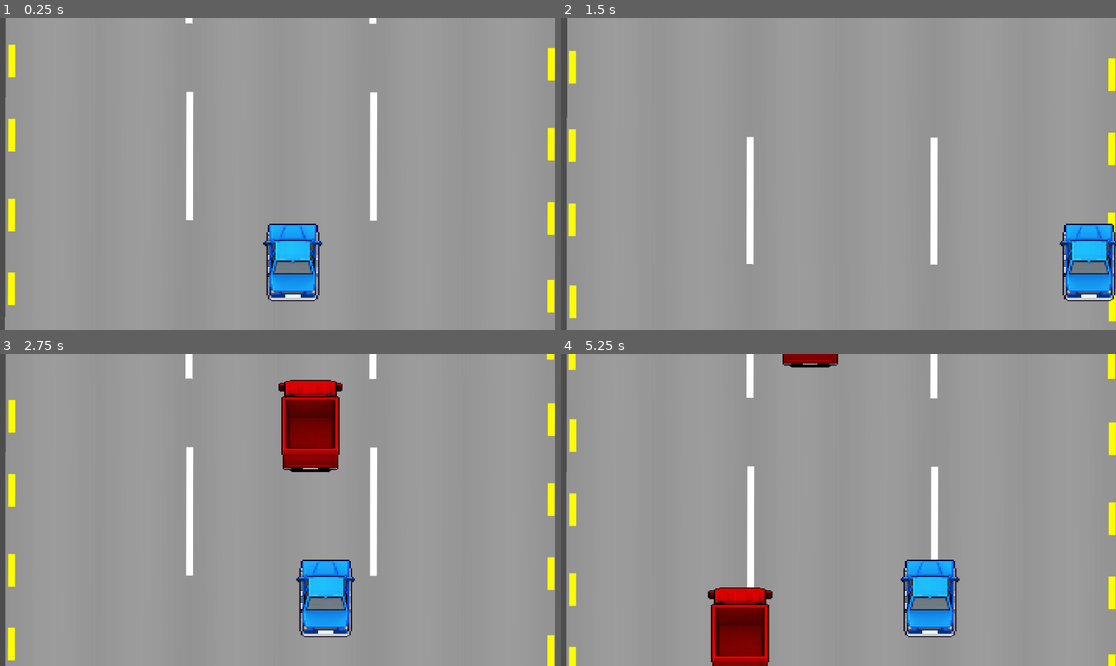
Above: before the commit, frames 1-4 (two rows, left to right).
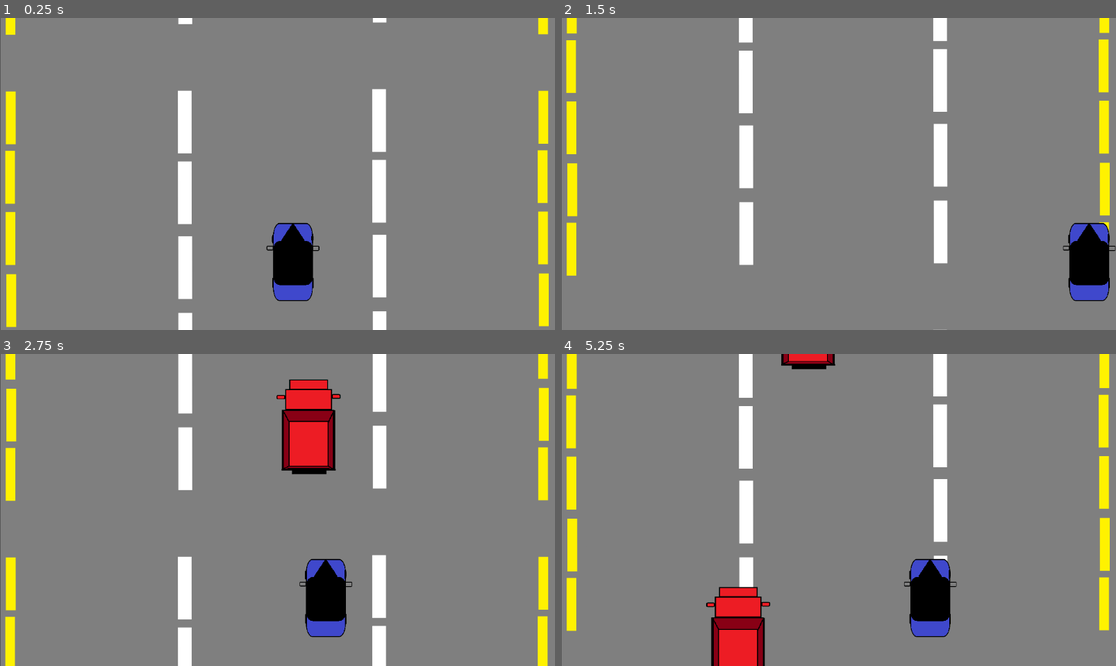
Above: after the commit, the same moments.

Repository: Pablitodmd-Dev/InkRush
Game: Godot game, scene res://Scenes/Microgames/dodge_vehicles/main.tscn
Two runs of this game, one before a commit and one after it. Both use one fixed random seed, a clock stepped at 60 frames per second and the inputs below. This scene is started directly instead of the project's main scene.
Inputs:
- Up to frame 1 (0.25 s): no input
- Up to frame 2 (1.5 s): hold Right (right) from 0.53 s (still down); tap Up (ui_up) at 0.77 s
- Up to frame 3 (2.75 s): tap Up (ui_up) at 1.52 s; release Right (right) at 2.03 s; hold Left (left) from 2.03 s (still down)
- Up to frame 4 (5.25 s): release Left (left) at 2.78 s; hold Right (right) 2.78-4.28 s; tap Up (ui_up) at 3.02, 3.77, 4.52 s; hold Left (left) 4.28-5.03 s; hold Right (right) from 5.03 s (still down)

The runs differ from the first frame. In frame 1, 65% of the frame differs, in the area x 0-100%, y 0-100%; in frame 2, 64%; in frame 3, 65%; in frame 4, 67%.

Commit message:
car assets changed

Diff:
--- a/Scenes/Microgames/dodge_vehicles/car_obstacle.tscn
+++ b/Scenes/Microgames/dodge_vehicles/car_obstacle.tscn
@@ -1,11 +1,7 @@
 [gd_scene format=3 uid="uid://glr6dr86v24j"]
 
 [ext_resource type="Script" uid="uid://bptsvngtsbxhl" path="res://Scripts/dodge_vehicles/car_obstacle.gd" id="1_b56ud"]
-[ext_resource type="Texture2D" uid="uid://c63tgncgfe34x" path="res://Assets/Microgames/dodge_vehicles/TopDown Vehicles v1.17/MEDIUM TRUCK TOPDOWN/Red/MOVE/NORTH/Red_MEDIUMTRUCK_CLEAN_NORTH_000-sheet.png" id="2_ipga3"]
-
-[sub_resource type="AtlasTexture" id="AtlasTexture_eqagm"]
-atlas = ExtResource("2_ipga3")
-region = Rect2(185.18303, 153.90086, 47.60399, 98.73952)
+[ext_resource type="Texture2D" uid="uid://bnc207vkvfxxl" path="res://Assets/Microgames/dodge_vehicles/enemy_vehicle-Photoroom.png" id="2_b56ud"]
 
 [sub_resource type="RectangleShape2D" id="RectangleShape2D_th7ce"]
 size = Vector2(132, 194)
@@ -15,9 +11,9 @@
 script = ExtResource("1_b56ud")
 
 [node name="Sprite2D" type="Sprite2D" parent="." unique_id=1908605297]
-position = Vector2(-3.8146973e-06, 0)
-scale = Vector2(3.031915, 2.0408163)
-texture = SubResource("AtlasTexture_eqagm")
+position = Vector2(19.000011, 8.349482)
+scale = Vector2(0.43563002, 0.39447805)
+texture = ExtResource("2_b56ud")
 
 [node name="CollisionShape2D" type="CollisionShape2D" parent="." unique_id=1550900547]
 position = Vector2(0, 1)
--- a/Scenes/Microgames/dodge_vehicles/parallax_background.tscn
+++ b/Scenes/Microgames/dodge_vehicles/parallax_background.tscn
@@ -1,19 +1,15 @@
 [gd_scene format=3 uid="uid://cw4nclswcwe4b"]
 
-[ext_resource type="Texture2D" uid="uid://di3iiyfcfhk1w" path="res://Assets/Microgames/dodge_vehicles/Toon Road Texture.png" id="1_kyqvq"]
-
-[sub_resource type="AtlasTexture" id="AtlasTexture_cqil4"]
-atlas = ExtResource("1_kyqvq")
-region = Rect2(0, 0, 2048, 1500)
+[ext_resource type="Texture2D" uid="uid://bdnhck0cua6k1" path="res://Assets/Microgames/dodge_vehicles/road.png" id="1_kyqvq"]
 
 [node name="ParallaxBackground" type="ParallaxBackground" unique_id=317593496]
 
 [node name="ParallaxLayer" type="ParallaxLayer" parent="." unique_id=246580337]
-motion_mirroring = Vector2(0, 960)
+motion_mirroring = Vector2(0, 730)
 
 [node name="Sprite2D" type="Sprite2D" parent="ParallaxLayer" unique_id=324303931]
 texture_repeat = 2
-position = Vector2(582.716, 1030.4208)
-rotation = -1.5686096
-scale = Vector2(1.0922989, 0.76163703)
-texture = SubResource("AtlasTexture_cqil4")
+position = Vector2(577.09106, 306.72336)
+rotation = -3.1421268
+scale = Vector2(0.7499201, 0.76163703)
+texture = ExtResource("1_kyqvq")
--- a/Scenes/Microgames/dodge_vehicles/player.tscn
+++ b/Scenes/Microgames/dodge_vehicles/player.tscn
@@ -1,11 +1,7 @@
 [gd_scene format=3 uid="uid://bdgerhtfx1d24"]
 
 [ext_resource type="Script" uid="uid://7c4831v8kisb" path="res://Scripts/dodge_vehicles/player.gd" id="1_hv1ty"]
-[ext_resource type="Texture2D" uid="uid://dsay874yhjvb8" path="res://Assets/Microgames/dodge_vehicles/TopDown Vehicles v1.17/SEDAN TOPDOWN_player/Blue/MOVE/NORTH/Blue_SEDAN_CLEAN_NORTH_000-sheet.png" id="2_angix"]
-
-[sub_resource type="AtlasTexture" id="AtlasTexture_qhi3b"]
-atlas = ExtResource("2_angix")
-region = Rect2(130.86485, 120.65549, 39.201233, 64.67786)
+[ext_resource type="Texture2D" uid="uid://k1ttyvio2y3g" path="res://Assets/Microgames/dodge_vehicles/blue_car-Photoroom.png" id="2_hv1ty"]
 
 [sub_resource type="RectangleShape2D" id="RectangleShape2D_qwblg"]
 size = Vector2(109.5, 160.5)
@@ -15,9 +11,9 @@
 
 [node name="Sprite2D" type="Sprite2D" parent="." unique_id=1226158318]
 texture_filter = 1
-position = Vector2(-3.8146973e-06, -1)
-scale = Vector2(3.2323718, 2.5625)
-texture = SubResource("AtlasTexture_qhi3b")
+position = Vector2(39.000004, 7.5000086)
+scale = Vector2(0.33203125, 0.41145837)
+texture = ExtResource("2_hv1ty")
 
 [node name="CollisionShape2D" type="CollisionShape2D" parent="." unique_id=946141098]
 position = Vector2(-0.75, -0.25)
Binary file added: Assets/Microgames/dodge_vehicles/blue_car-Photoroom.png
Not shown, added: Assets/Microgames/dodge_vehicles/blue_car-Photoroom.png.import
Binary file added: Assets/Microgames/dodge_vehicles/blue_car.png
Not shown, added: Assets/Microgames/dodge_vehicles/blue_car.png.import
Binary file added: Assets/Microgames/dodge_vehicles/enemy_vehicle-Photoroom.png
Not shown, added: Assets/Microgames/dodge_vehicles/enemy_vehicle-Photoroom.png.import
Binary file added: Assets/Microgames/dodge_vehicles/enemy_vehicle.png
Not shown, added: Assets/Microgames/dodge_vehicles/enemy_vehicle.png.import
Binary file added: Assets/Microgames/dodge_vehicles/road.png
Not shown, added: Assets/Microgames/dodge_vehicles/road.png.import
